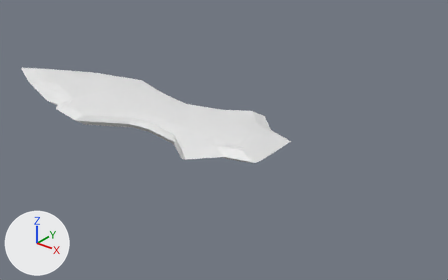
One commit to the Blender file Week 5/Day 1/LowPolySword.blend: the scene before it, then after it.
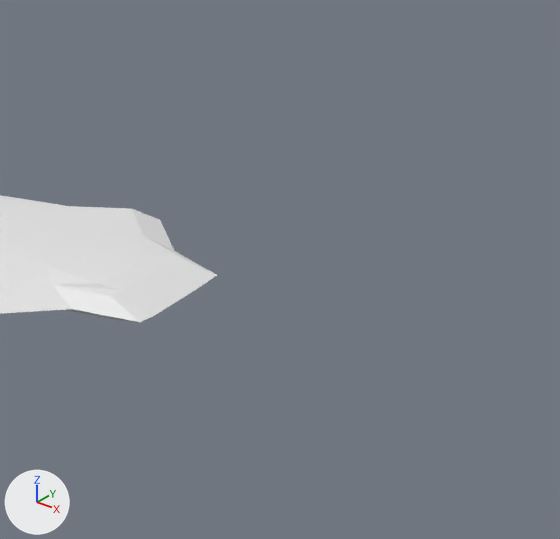
Each version appears first whole from a camera (50 mm lens) standing at (7.54, -8.26, 5.08) and looking at (0.51, 0.52, -0.37), and next in a close-up on the part from 43% to 100% of the width and 5% to 94% of the height. The lights are fixed; the arrows at lower left show +X, +Y and +Z.
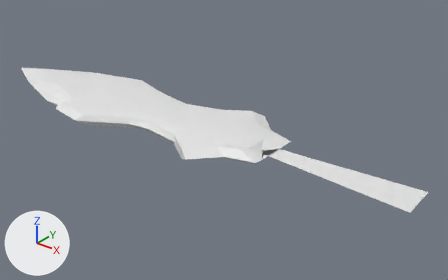
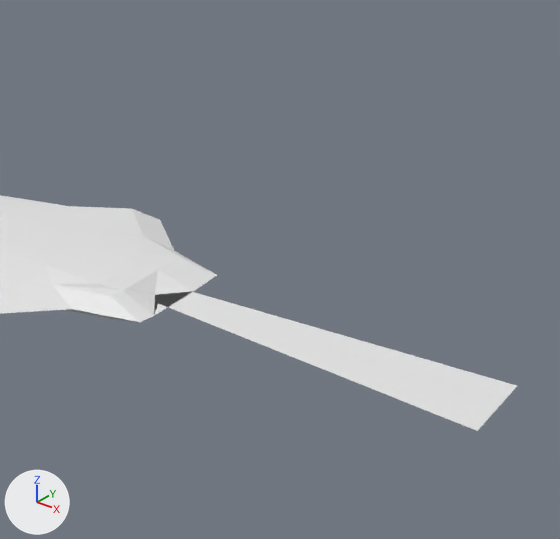
The change, as a list of edits to the scene's bpy script:
```text
Change me_cube_001:
    where me_cube_001.from_pydata(...)  # 110 vertices, 102 faces, 2 loose edges; spans x -1.15..0.42, y -1.23..1.33, z -1.0..1.0
    used by ob_cube; location = (0.0, 0.0, 0.0); scale = (4.77, 1.0, 0.146)
    verts and faces of me_cube_001; kept vertices keep their numbers, new ones are numbered from 110
    before: 61 (0.35, 0.25, 0.73) at pixel (158, 269), 62 (0.35, -0.24, 0.73) at pixel (122, 290), 98 (0.42, -0.28, 0.0) at pixel (154, 315), 100 (0.42, 0.28, 0.0) at pixel (193, 291)
    me_cube_001 part 1
    add delete_faces([(61, 62, 98, 100)])
    add for new, old in zip([110, 111, 112], [61, 62, 98]): verts[new] = verts[old] + (0.0, 0.0, 0.0)
    add verts[113] = (0.37, 0.03, 0.0)  # pixel (154, 294)
    add verts[114] = (0.4, -0.08, 0.0)  # pixel (158, 303)
    add verts[115] = (0.41, 0.27, 0.0)  # pixel (190, 291)
    add verts[116] = (0.99, -0.28, 0.0)  # pixel (477, 431)
    add verts[117] = (0.99, 0.48, 0.0)  # pixel (517, 385)
    add faces += [(61, 110, 113, 100), (110, 111, 112, 113), (98, 100, 113, 112), (61, 62, 111, 110), (62, 98, 112, 111), (112, 113, 115, 114)]
    add faces += [(114, 115, 117, 116)]
```

What differs and where, as boxes [x1, y1, x2, y2] in the close-ups (560 x 539 px):
'Cube', reshaped: before [0, 195, 217, 322]; after [0, 195, 517, 431]
part 1 of me_cube_001, built on: before [123, 270, 193, 316]; after [123, 270, 517, 431]
